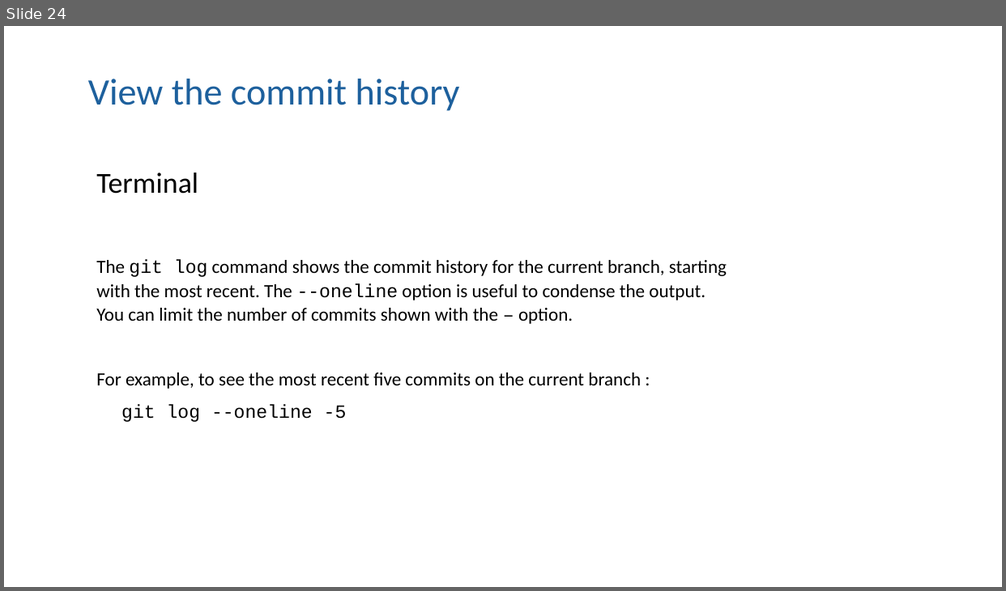
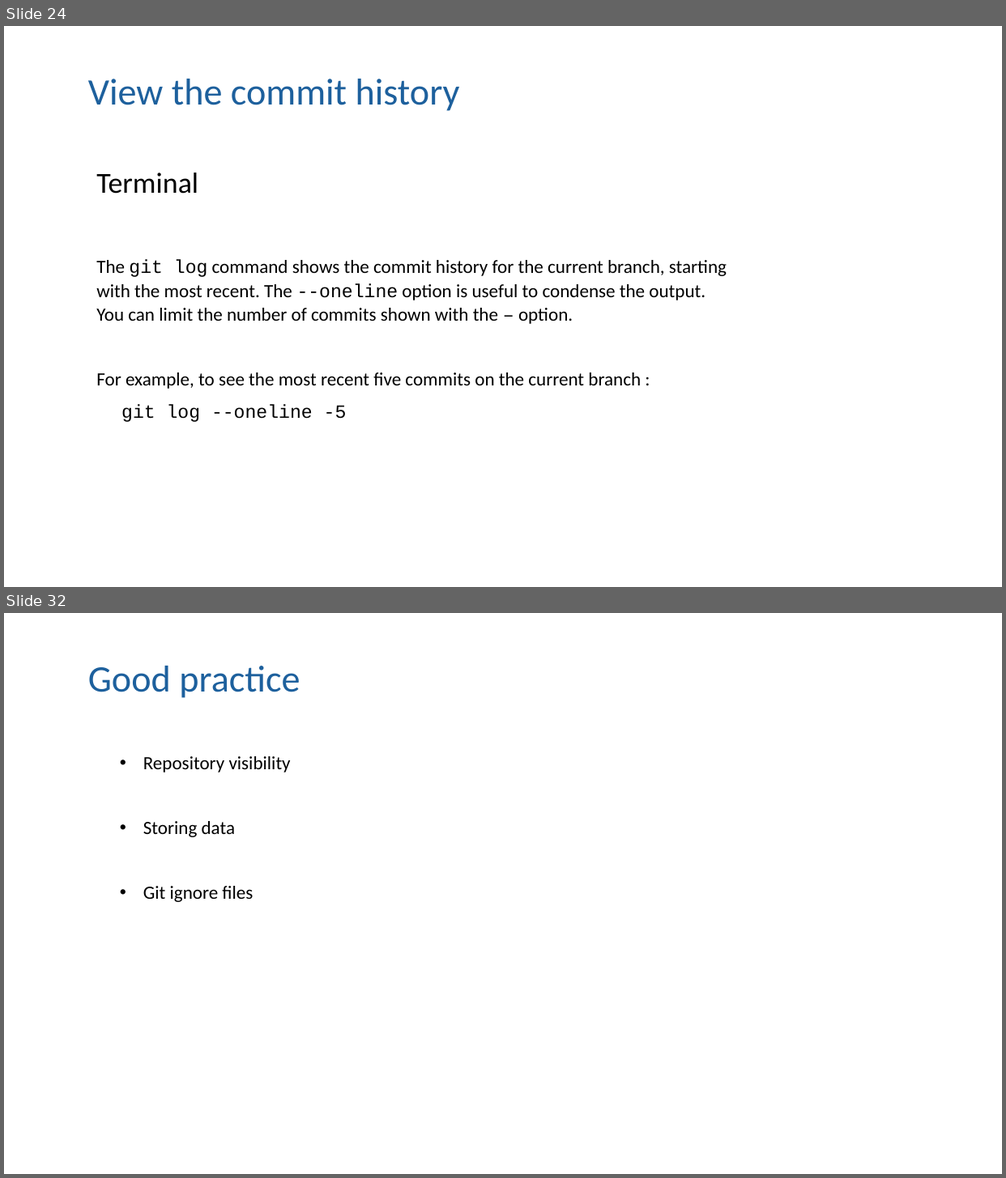
Before and after one commit to moj-analytical-services/intro_to_github_training, a slide deck: GitGitHub slides.pptx. Shown one above the other, each under a label of ours: slide 24 before the commit, slides 24 and 32 after it; the slides between them are not shown. The pictures are 1006x591 and 1006x1178 pixels, drawn with LibreOffice and Linux fonts; fonts in the diff are those of the drawing. Boxes give left, top, right and bottom in pixels: in the first picture for what was removed or moved away, otherwise in the second. Text is boxed around its words. In the diff, an @@ line names an element or a change of style, - is before the commit and + after.

```diff
--- a/GitGitHub slides.pptx
+++ b/GitGitHub slides.pptx
@@ slide 32 added at (x1=4, y1=613, x2=1002, y2=1174), background #FFFFFF @@
@@ title added at (x1=88, y1=666, x2=300, y2=698), 36 pt, text #1D609D @@
+Good practice
@@ text added at (x1=143, y1=756, x2=291, y2=902), 18 pt, text #000000 @@
+• Repository visibility
+• Storing data
+• Git ignore files
```
Also in this commit, not shown: 2 slides changed, 7 other slides added.
